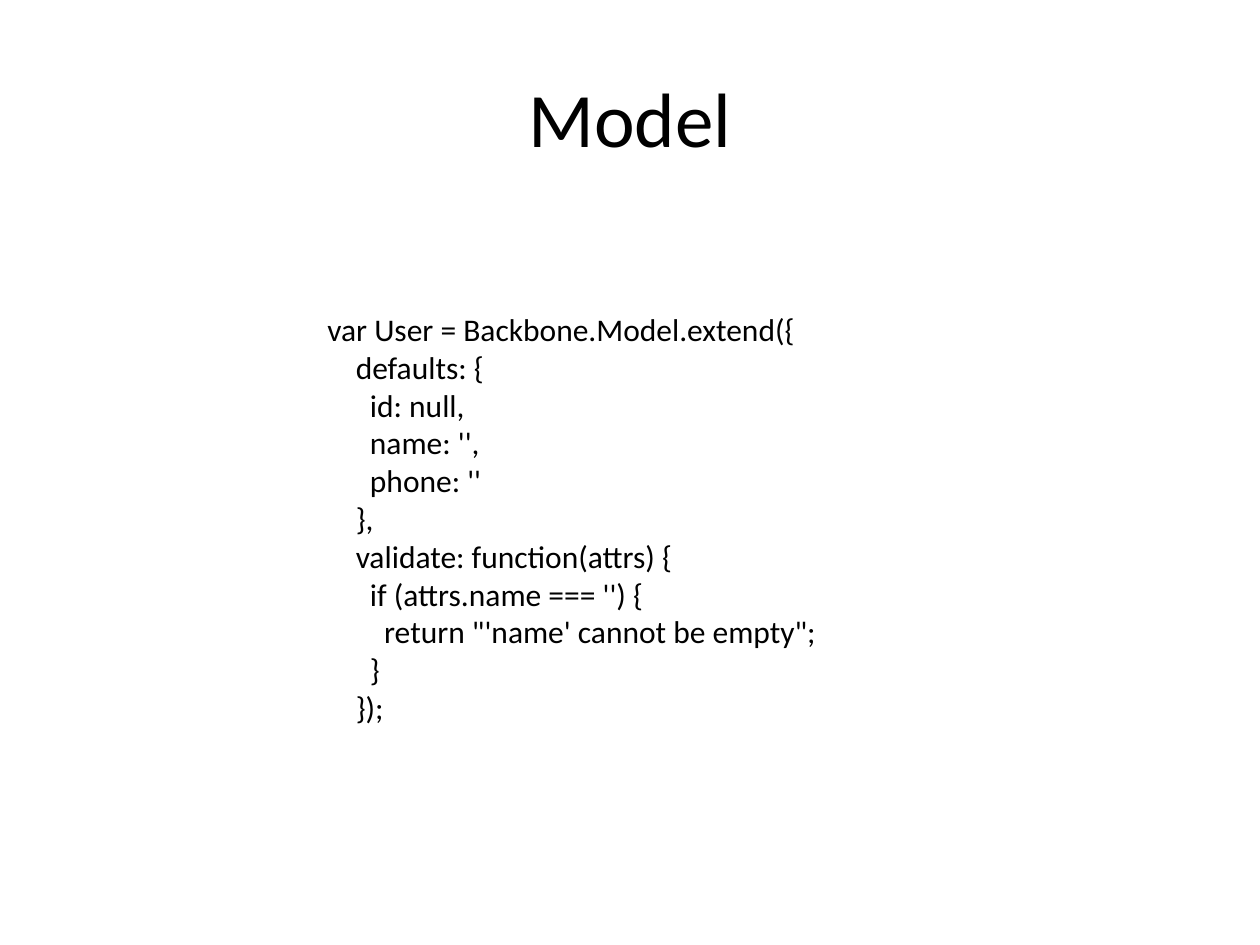
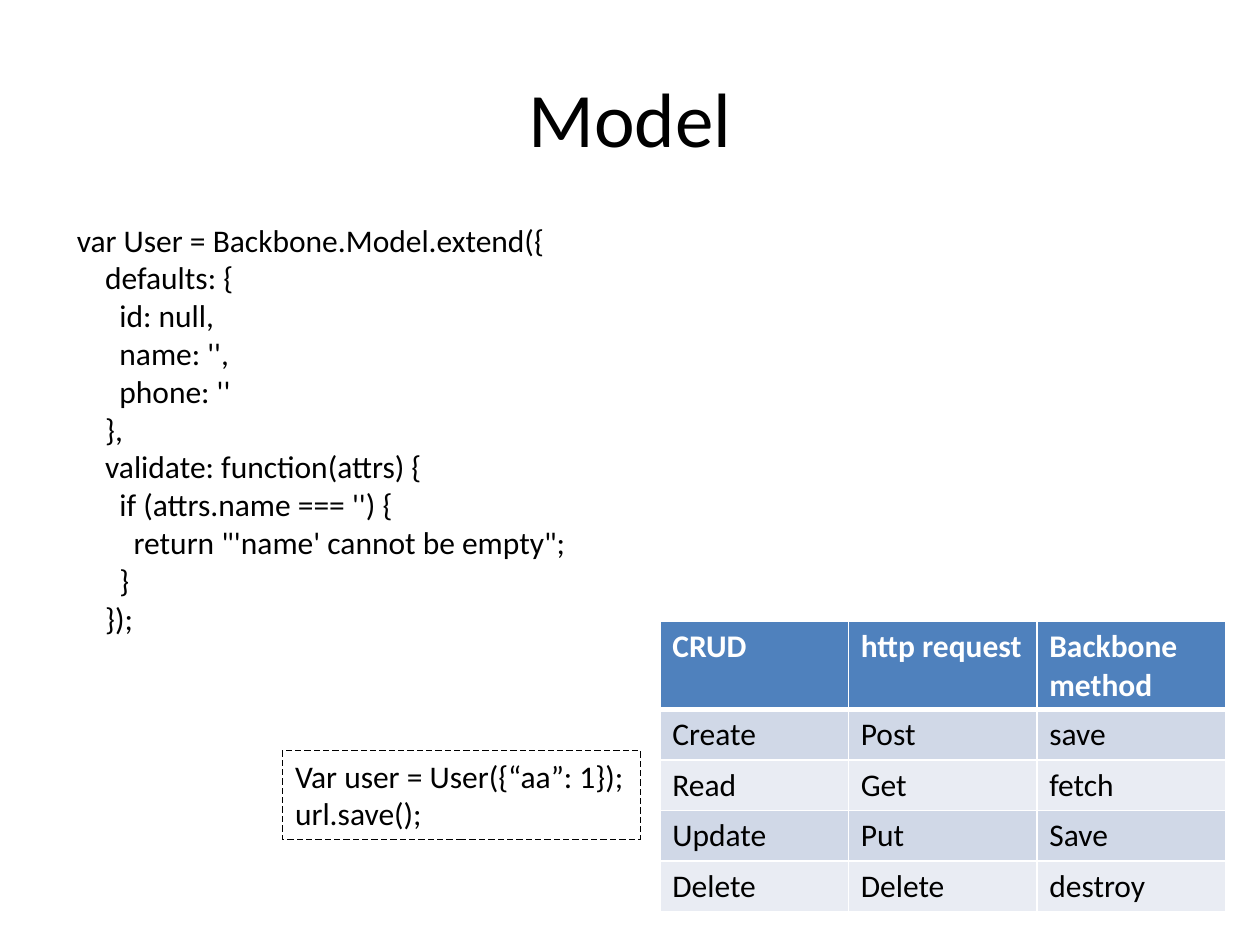
Before and after one commit to ggonzalez/caaweb, a slide deck: slide 10 of pages/backbone/backbone.pptx. Drawn at 1260x945 pixels with LibreOffice and Linux fonts; fonts in the diff are those of the drawing. Boxes give left, top, right and bottom in pixels: in the first picture for what was removed or moved away, otherwise in the second. Text is boxed around its words. In the diff, an @@ line names an element or a change of style, - is before the commit and + after.

```diff
--- a/pages/backbone/backbone.pptx
+++ b/pages/backbone/backbone.pptx
@@ text "var User = Backbone.Model.extend({": place and size @@
-text "var User = Backbone.Model.extend({" at [327,318,816,648]
+text "var User = Backbone.Model.extend({" at [77,229,565,559]
@@ table added at [660,621,1227,911], 5 rows, 3 columns @@
+CRUD | http request | Backbone method
+Create | Post | save
+Read | Get | fetch
+Update | Put | Save
+Delete | Delete | destroy
@@ rectangle added at [282,750,640,839], outline #000000 0.75 pt dashed, 18 pt, text #000000 @@
+Var user = User({“aa”: 1});
+url.save();
```
